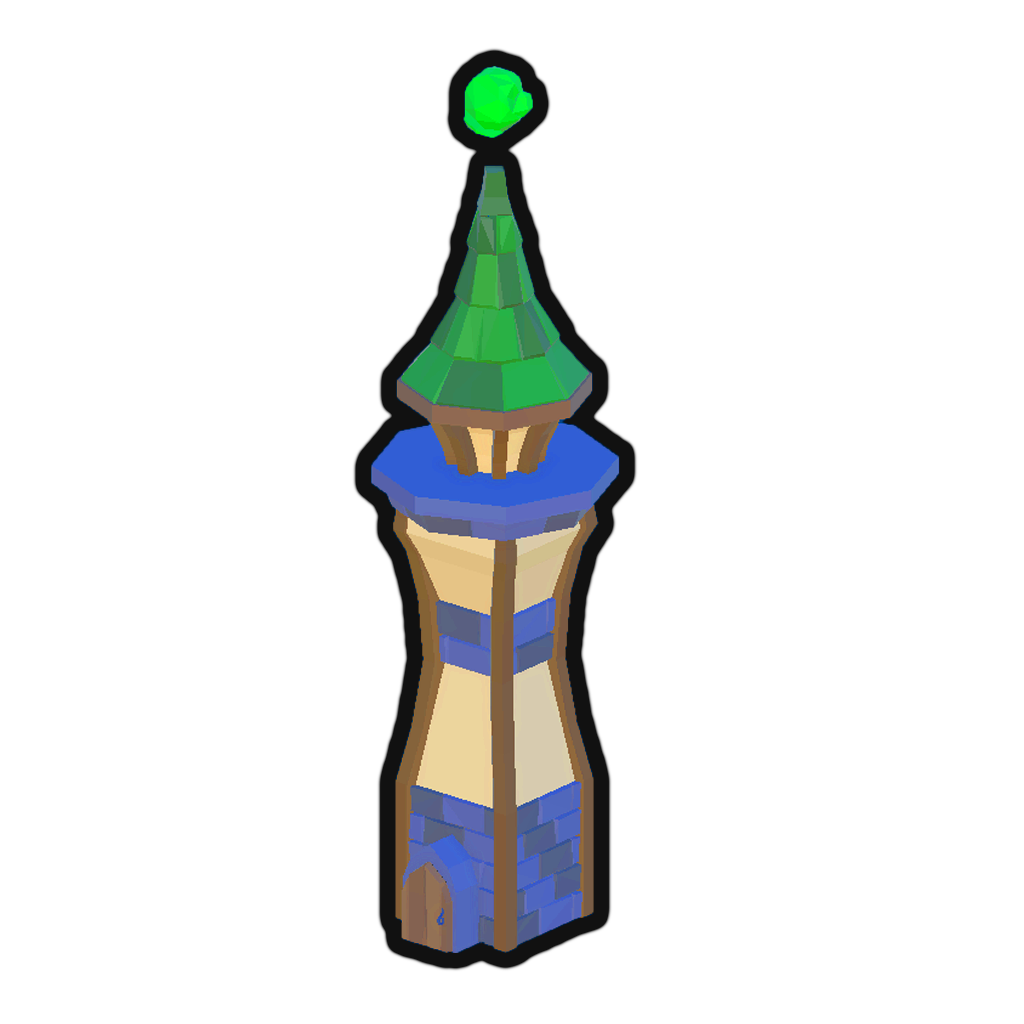
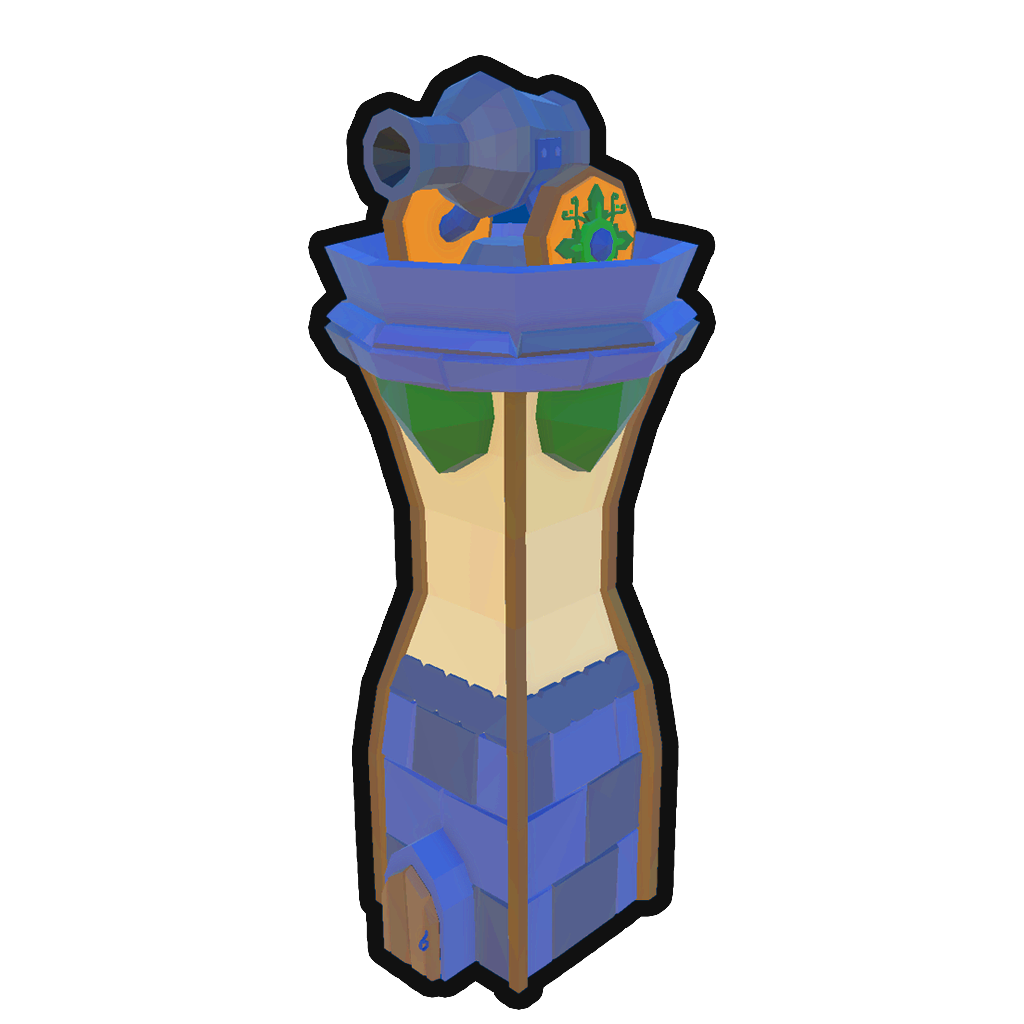
Revision of a layered (1024, 1024) image; what changed, layer by layer:
added layer "Layer 4" above "Layer 2" over [324, 71, 700, 994]
hid "Layer 3" over [370, 65, 620, 953]
